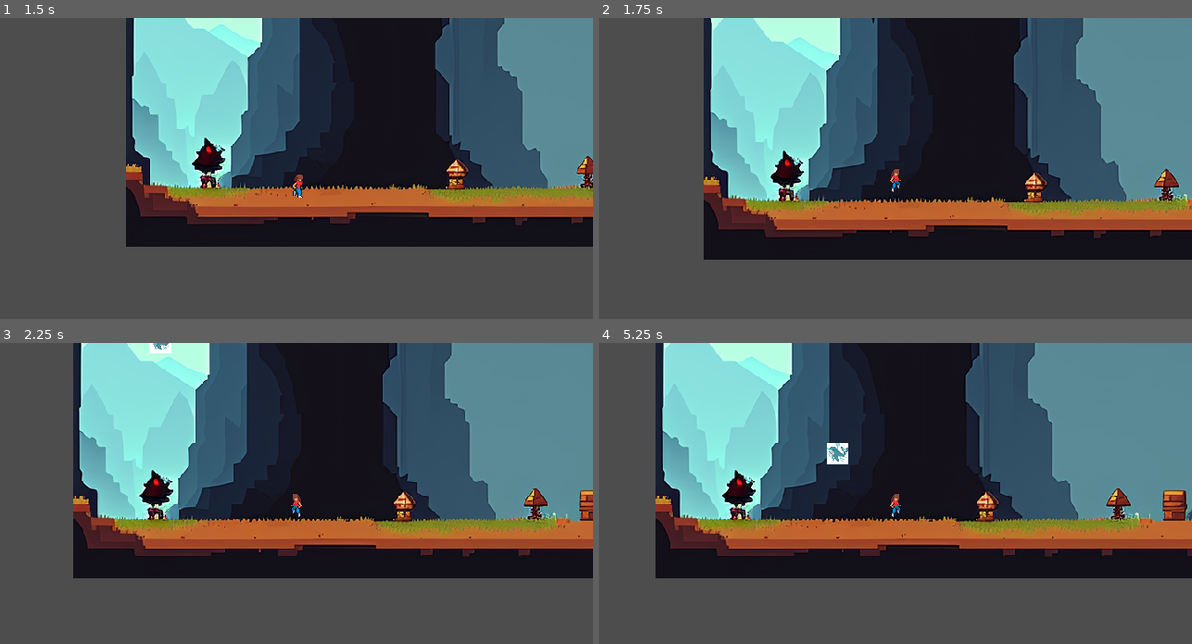
Above: before the commit, frames 1-4 (two rows, left to right).
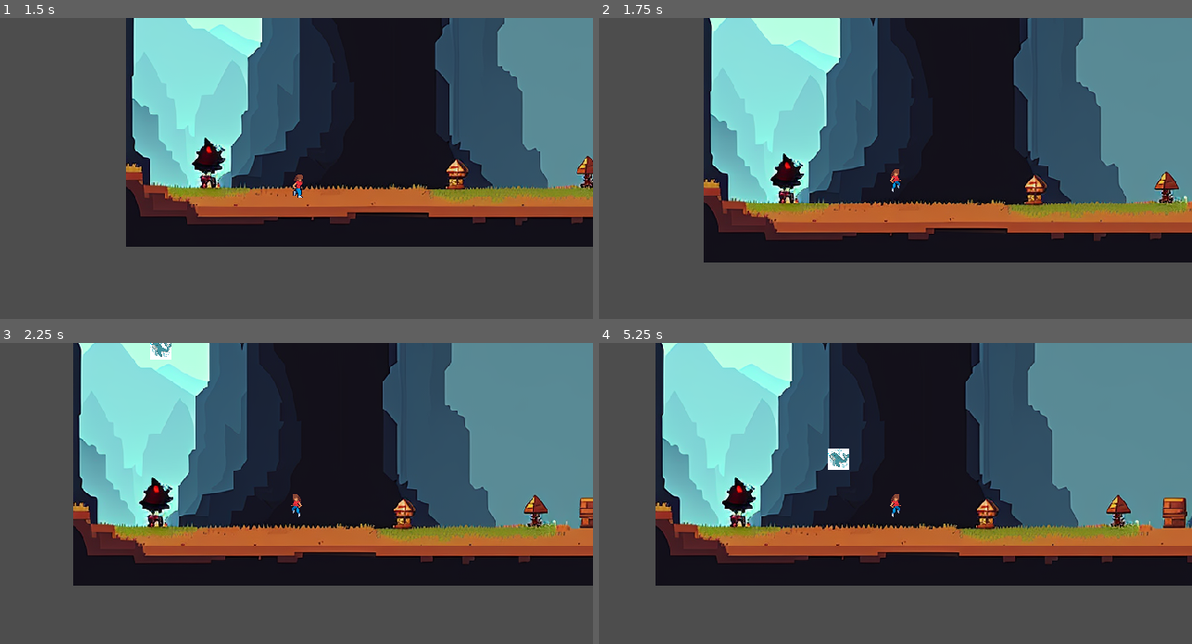
Above: after the commit, the same moments.

Repository: Willsu00/Whale-Runner
Game: Godot game, scene res://World/world.tscn
The game is run twice, just before and just after one commit, with the same random seed, the same clock (stepped at 60 frames per second) and the same inputs.
Inputs:
- Up to frame 1 (1.5 s): hold Right (ui_right) from 0.53 s (still down); tap Up (ui_up) at 0.77 s
- Up to frame 2 (1.75 s): keep holding Right (ui_right); tap Up (ui_up) at 1.52 s
- Up to frame 3 (2.25 s): release Right (ui_right) at 2.03 s; hold Left (ui_left) from 2.03 s (still down)
- Up to frame 4 (5.25 s): release Left (ui_left) at 2.78 s; hold Right (ui_right) 2.78-4.28 s; tap Up (ui_up) at 3.02, 3.77, 4.52 s; hold Left (ui_left) 4.28-5.03 s; hold Right (ui_right) from 5.03 s (still down)

Frame 1 is identical in both runs. In frame 2, 6.2% of the frame differs, in the area x 17-100%, y 0-82%; in frame 3, 14%; in frame 4, 15%, in the area x 9-100%, y 0-81%.

Commit message:
jump force adjust

Diff:
--- a/Player/player.gd
+++ b/Player/player.gd
@@ -4,7 +4,7 @@
 @export var max_speed = 100
 @export var friction = 256
 @export var gravity = 200
-@export var jump_force = 128
+@export var jump_force = 150
 @export var max_fall_velocity = 200 #128
 
 @onready var animation_player = $AnimationPlayer
